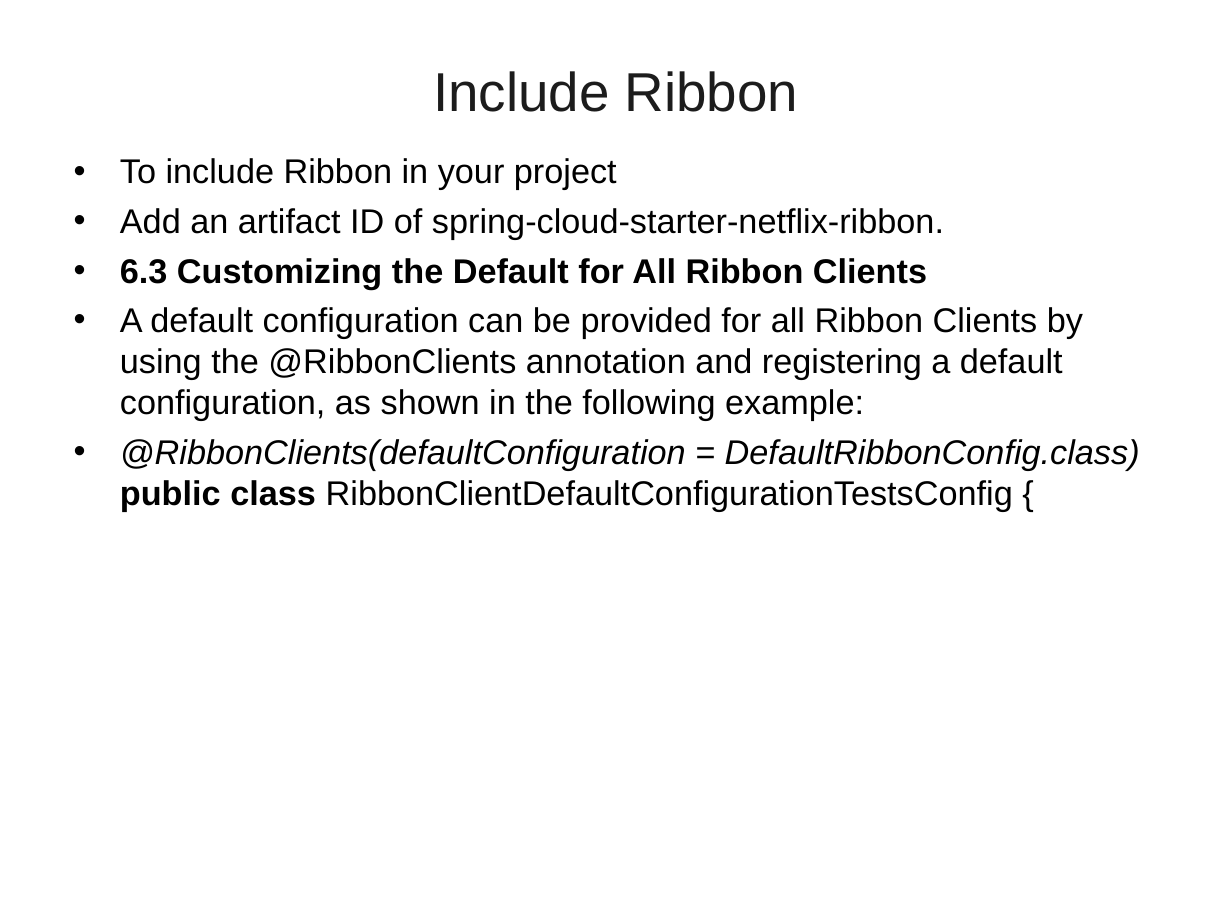
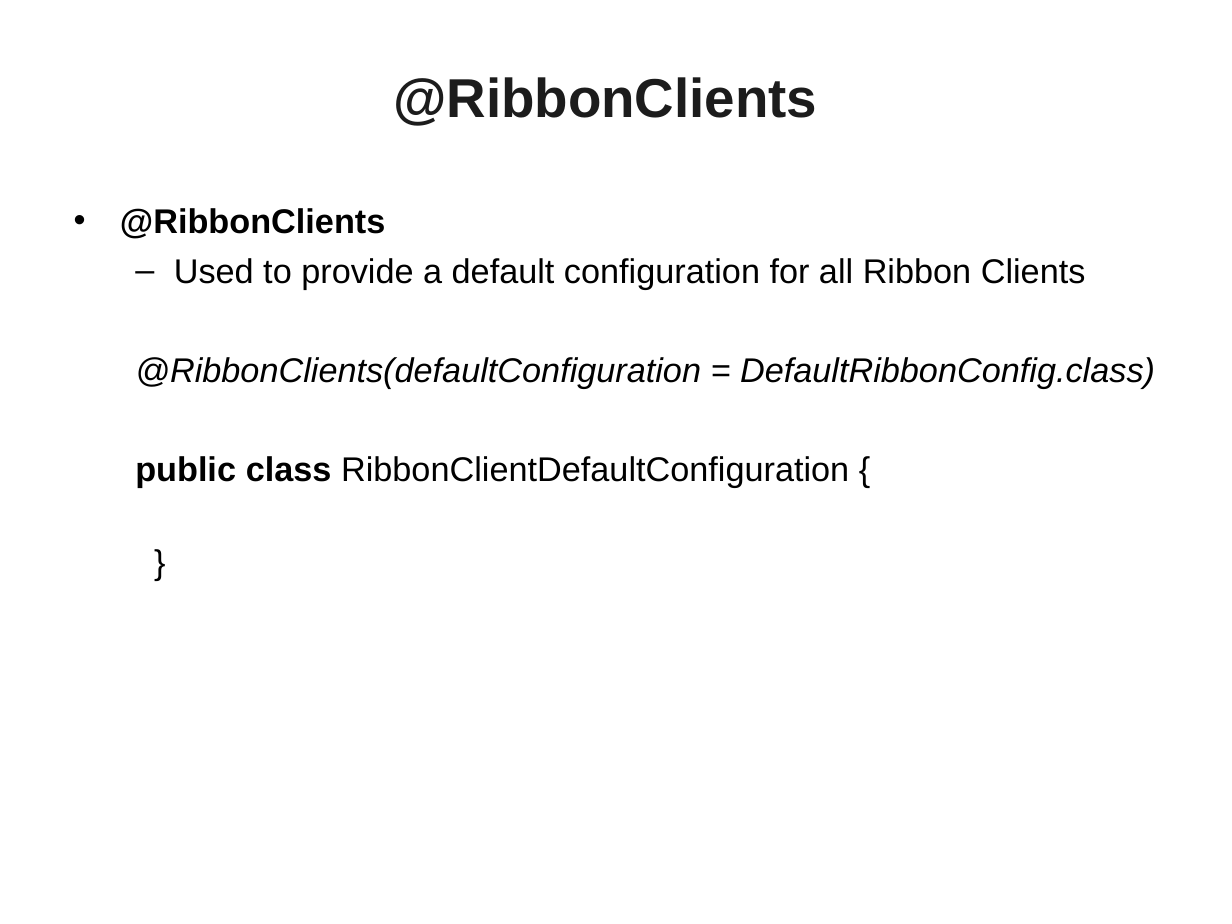
Before and after one commit to vatsank/spring_presentations, a slide deck: slide 123 of SpringMicroService_Module1_Ver01.ppt (slide 100 before the commit). Drawn at 1232x924 pixels with LibreOffice and Linux fonts; fonts in the diff are those of the drawing; background and template pictures are left out. Boxes give left, top, right and bottom in pixels: in the first picture for what was removed or moved away, otherwise in the second. Text is boxed around its words. In the diff, an @@ line names an element or a change of style, - is before the commit and + after.

```diff
--- a/SpringMicroService_Module1_Ver01.ppt
+++ b/SpringMicroService_Module1_Ver01.ppt
@@ title added at bbox=[393, 77, 817, 126], 32 pt, text #1C1C1C, bold @@
+@RibbonClients
@@ title removed at bbox=[433, 71, 799, 112] @@
-Include Ribbon
@@ text at bbox=[120, 208, 1155, 488]: text changed @@
-• To include Ribbon in your project
-• Add an artifact ID of spring-cloud-starter-netflix-ribbon.
-• 6.3 Customizing the Default for All Ribbon Clients
-• A default configuration can be provided for all Ribbon Clients by using the @RibbonClients annotation and registering a default configuration, as shown in the following example:
-• @RibbonClients(defaultConfiguration = DefaultRibbonConfig.class) public class RibbonClientDefaultConfigurationTestsConfig {
+• @RibbonClients
+  – Used to provide a default configuration for all Ribbon Clients
+  @RibbonClients(defaultConfiguration = DefaultRibbonConfig.class)
+  public class RibbonClientDefaultConfiguration {
+  }
```
Also in this commit, not shown: 5 other slides changed, 5 slides added, 2 slides removed, 2 other files.
